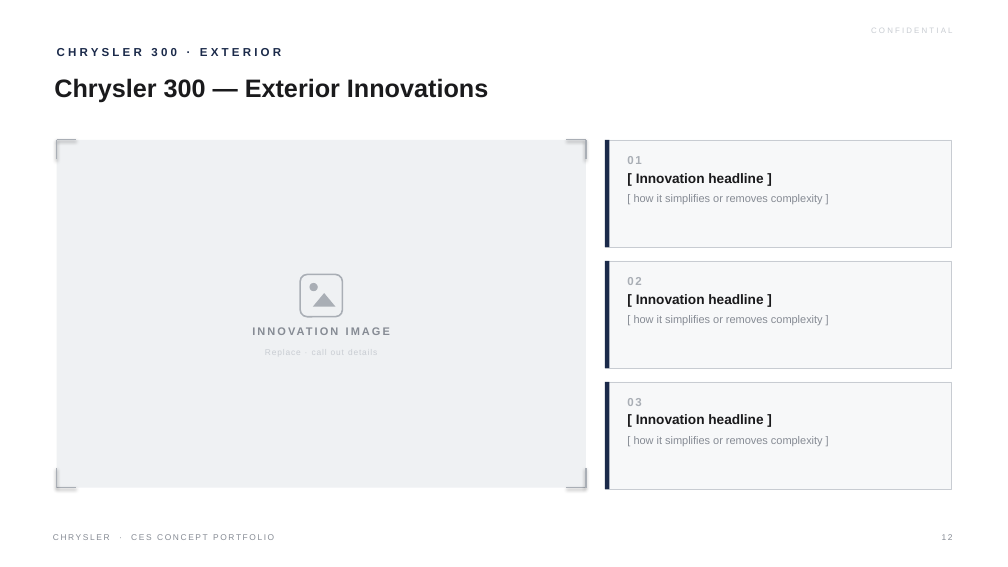
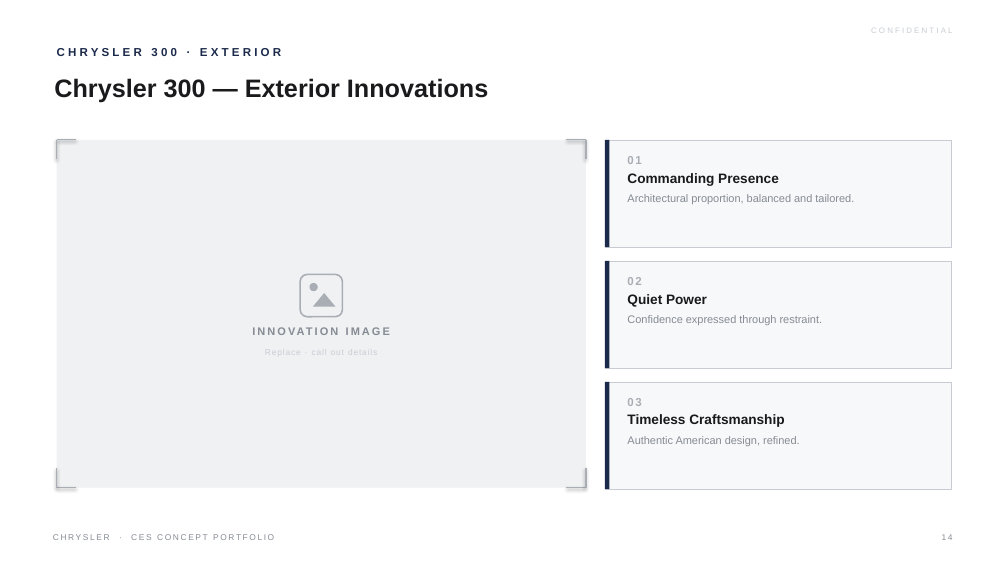
Before and after one commit to LG-Succe55/CLAUDE, a slide deck: slide 14 of Chrysler_CES_Concept_Portfolio.pptx (slide 12 before the commit). Drawn at 1008x567 pixels with LibreOffice and Linux fonts; fonts in the diff are those of the drawing. Boxes give left, top, right and bottom in pixels: in the first picture for what was removed or moved away, otherwise in the second. Text is boxed around its words. In the diff, an @@ line names an element or a change of style, - is before the commit and + after.

```diff
--- a/Chrysler_CES_Concept_Portfolio.pptx
+++ b/Chrysler_CES_Concept_Portfolio.pptx
@@ text at <box>627,173,854,204</box>: text changed @@
-[ Innovation headline ]
-[ how it simplifies or removes complexity ]
+Commanding Presence
+Architectural proportion, balanced and tailored.
@@ text at <box>627,294,823,325</box>: text changed @@
-[ Innovation headline ]
-[ how it simplifies or removes complexity ]
+Quiet Power
+Confidence expressed through restraint.
@@ text at <box>627,414,800,446</box>: text changed @@
-[ Innovation headline ]
-[ how it simplifies or removes complexity ]
+Timeless Craftsmanship
+Authentic American design, refined.
```
Also in this commit, not shown: 42 other slides changed, 2 slides added, 1 other file.
